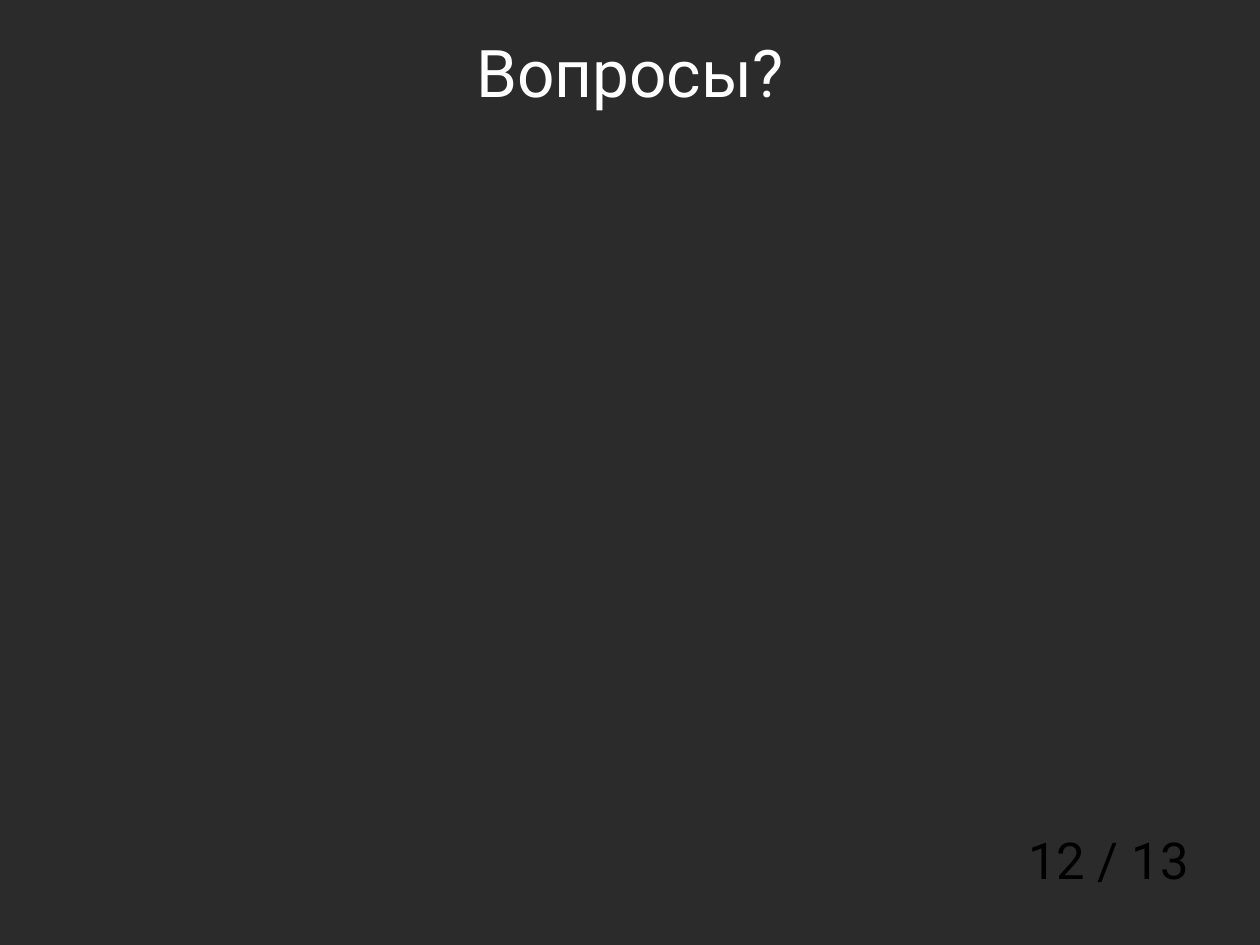
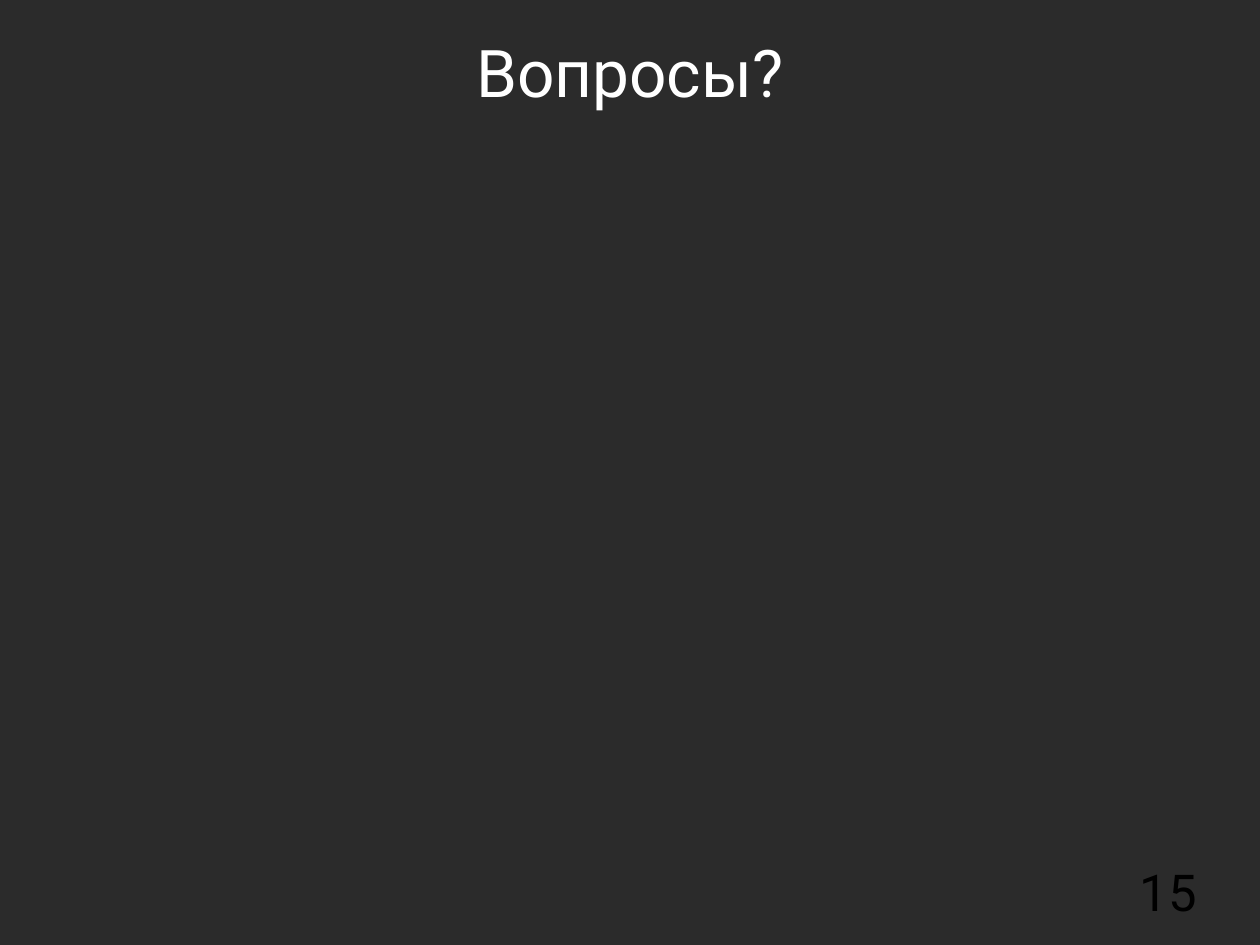
Before and after one commit to mkpankov/adaptor, a slide deck: slide 15 of diploma/defense/keynote.odp (slide 12 before the commit). Drawn at 1260x945 pixels with LibreOffice and Linux fonts; fonts in the diff are those of the drawing; background and template pictures are left out; a plain dark background stands for a picture behind light text. Boxes give left, top, right and bottom in pixels: in the first picture for what was removed or moved away, otherwise in the second. Text is boxed around its words. In the diff, an @@ line names an element or a change of style, - is before the commit and + after.

```diff
--- a/diploma/defense/keynote.odp
+++ b/diploma/defense/keynote.odp
@@ page number removed at box(1028, 843, 1189, 879) @@
-12 / 13
@@ page number added at box(1140, 875, 1197, 911), 32 pt, text #000000 @@
+15
```
Also in this commit, not shown: 8 other slides changed, 4 slides added, 1 slide removed, 2 other files.
